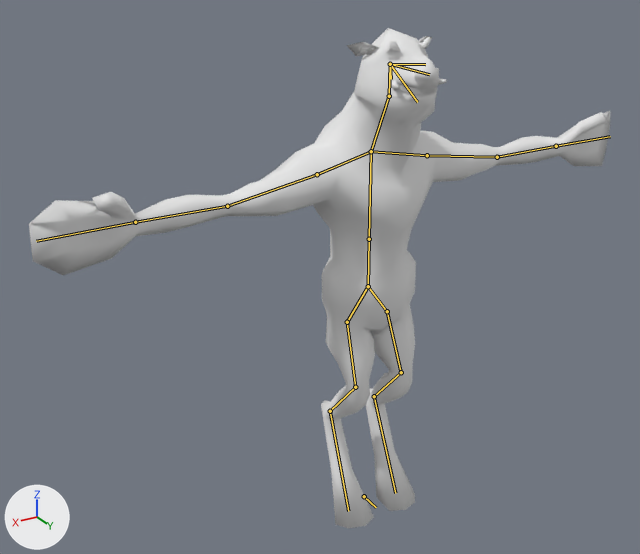
What one commit did to the Blender file LD34/Assets/Meshes/monster_anim.blend.
One viewpoint serves both versions: a 50 mm camera at (19.9, 29.0, 26.6) aimed at (2.6, 0.2, 12.2). Every picture has the same lights, and +X, +Y and +Z are marked at lower left. The bones that bend it are drawn over the model as lines.
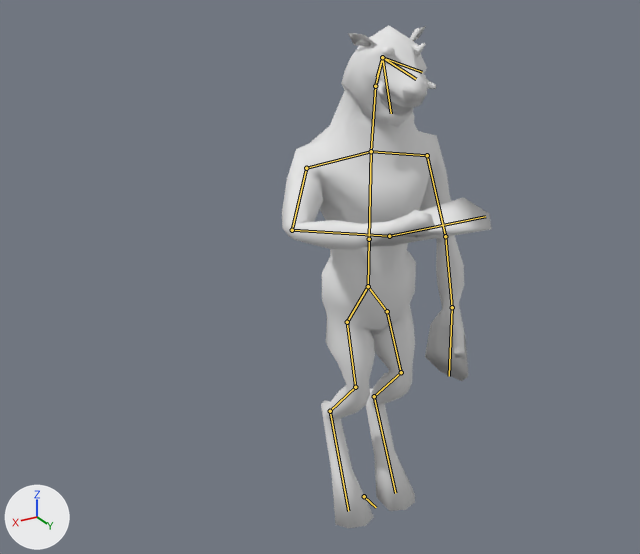
The newer file adds an action. The first version stands in its rest pose; the second is drawn at frame 0 of the action 'Hold'.

The change, as a list of edits to the scene's bpy script:
```text
Change bone_shoulder_r:
    where bone_shoulder_r = bpy.data.objects['Armature'].pose.bones['shoulder.r']  # child of 'chest'
    bone_shoulder_r.rotation_quaternion: (1.0, 0.0, 0.0, 0.0) -> (0.983, 0.003, 0.033, -0.181)  # degrees (0, 0, 0) -> degrees (0, 4, -21)
Change bone_uarm_r:
    where bone_uarm_r = bpy.data.objects['Armature'].pose.bones['uarm.r']  # child of 'shoulder.r'
    bone_uarm_r.rotation_quaternion: (1.0, 0.0, 0.0, 0.0) -> (0.691, -0.439, 0.433, 0.378)  # degrees (0, 0, 0) -> degrees (-49, 68, 23)
Change bone_larm_r:
    where bone_larm_r = bpy.data.objects['Armature'].pose.bones['larm.r']  # child of 'uarm.r'
    bone_larm_r.rotation_quaternion: (1.0, 0.0, 0.0, 0.0) -> (0.637, -0.763, 0.089, -0.056)  # degrees (0, 0, 0) -> degrees (-100, 2, -12)
Change bone_hand_r:
    where bone_hand_r = bpy.data.objects['Armature'].pose.bones['hand.r']  # child of 'larm.r'
    bone_hand_r.rotation_quaternion: (1.0, 0.0, 0.0, 0.0) -> (0.972, -0.047, -0.197, 0.117)  # degrees (0, 0, 0) -> degrees (-9, -22, 15)
Change bone_neck:
    where bone_neck = bpy.data.objects['Armature'].pose.bones['neck']  # child of 'chest'
    bone_neck.rotation_quaternion: (1.0, 0.0, 0.0, 0.0) -> (0.985, 0.174, 0.0, 0.0)  # degrees (0, 0, 0) -> degrees (20, 0, 0)
Change bone_head:
    where bone_head = bpy.data.objects['Armature'].pose.bones['head']  # child of 'neck'
    bone_head.rotation_quaternion: (1.0, 0.0, 0.0, 0.0) -> (0.94, -0.342, 0.0, 0.0)  # degrees (0, 0, 0) -> degrees (-40, 0, 0)
Change bone_mouth_r:
    where bone_mouth_r = bpy.data.objects['Armature'].pose.bones['mouth.r']  # child of 'upperjaw'
    bone_mouth_r.rotation_quaternion: (1.0, 0.0, 0.0, 0.0) -> (0.991, 0.067, -0.094, -0.061)  # degrees (0, 0, 0) -> degrees (8, -10, -8)
Change bone_mouth_l:
    where bone_mouth_l = bpy.data.objects['Armature'].pose.bones['mouth.l']  # child of 'upperjaw'
    bone_mouth_l.rotation_quaternion: (1.0, 0.0, 0.0, 0.0) -> (0.991, 0.053, 0.094, 0.074)  # degrees (0, 0, 0) -> degrees (7, 10, 9)
Change bone_lowerjaw:
    where bone_lowerjaw = bpy.data.objects['Armature'].pose.bones['lowerjaw']  # child of 'head'
    bone_lowerjaw.rotation_quaternion: (1.0, 0.0, 0.0, 0.0) -> (0.985, -0.174, 0.0, 0.0)  # degrees (0, 0, 0) -> degrees (-20, 0, 0)
Change bone_uarm_l:
    where bone_uarm_l = bpy.data.objects['Armature'].pose.bones['uarm.l']  # child of 'shoulder.l'
    bone_uarm_l.rotation_quaternion: (1.0, 0.0, 0.0, 0.0) -> (0.843, -0.537, -0.002, 0.0)  # degrees (0, 0, 0) -> degrees (-65, 0, 0)
Change bone_larm_l:
    where bone_larm_l = bpy.data.objects['Armature'].pose.bones['larm.l']  # child of 'uarm.l'
    bone_larm_l.rotation_quaternion: (1.0, 0.0, 0.0, 0.0) -> (0.911, -0.131, 0.387, -0.055)  # degrees (0, 0, 0) -> degrees (-23, 44, -16)
Change bone_hand_l:
    where bone_hand_l = bpy.data.objects['Armature'].pose.bones['hand.l']  # child of 'larm.l'
    bone_hand_l.rotation_quaternion: (1.0, 0.0, 0.0, 0.0) -> (0.962, -0.035, 0.263, -0.064)  # degrees (0, 0, 0) -> degrees (-7, 30, -9)
```

Boxes (x1, y1, x2, y2) around the edits, measured in the pictures (640 x 554 px):
'Cube', posed (64% narrower): before (29, 28, 610, 528); after (282, 25, 492, 528)
bone 'shoulder.r', root to tip: before (371, 151) to (317, 174); after (371, 151) to (306, 168)
bone 'uarm.r', root to tip: before (317, 174) to (227, 206); after (306, 168) to (292, 230)
bone 'larm.r', root to tip: before (227, 206) to (135, 222); after (292, 230) to (389, 236)
bone 'hand.r', root to tip: before (135, 222) to (36, 241); after (389, 236) to (485, 216)
bone 'neck', root to tip: before (371, 151) to (389, 96); after (371, 151) to (375, 86)
bone 'head', root to tip: before (389, 96) to (390, 64); after (375, 86) to (382, 57)
bone 'mouth.r', root to tip: before (390, 64) to (391, 79); after (382, 57) to (377, 77)
bone 'mouth.l', root to tip: before (390, 64) to (429, 74); after (382, 57) to (422, 72)
bone 'lowerjaw', root to tip: before (390, 64) to (417, 102); after (382, 57) to (391, 113)
bone 'uarm.l', root to tip: before (427, 155) to (497, 157); after (427, 155) to (445, 236)
bone 'larm.l', root to tip: before (497, 157) to (556, 146); after (445, 236) to (452, 307)
bone 'hand.l', root to tip: before (556, 146) to (610, 136); after (452, 307) to (449, 376)
